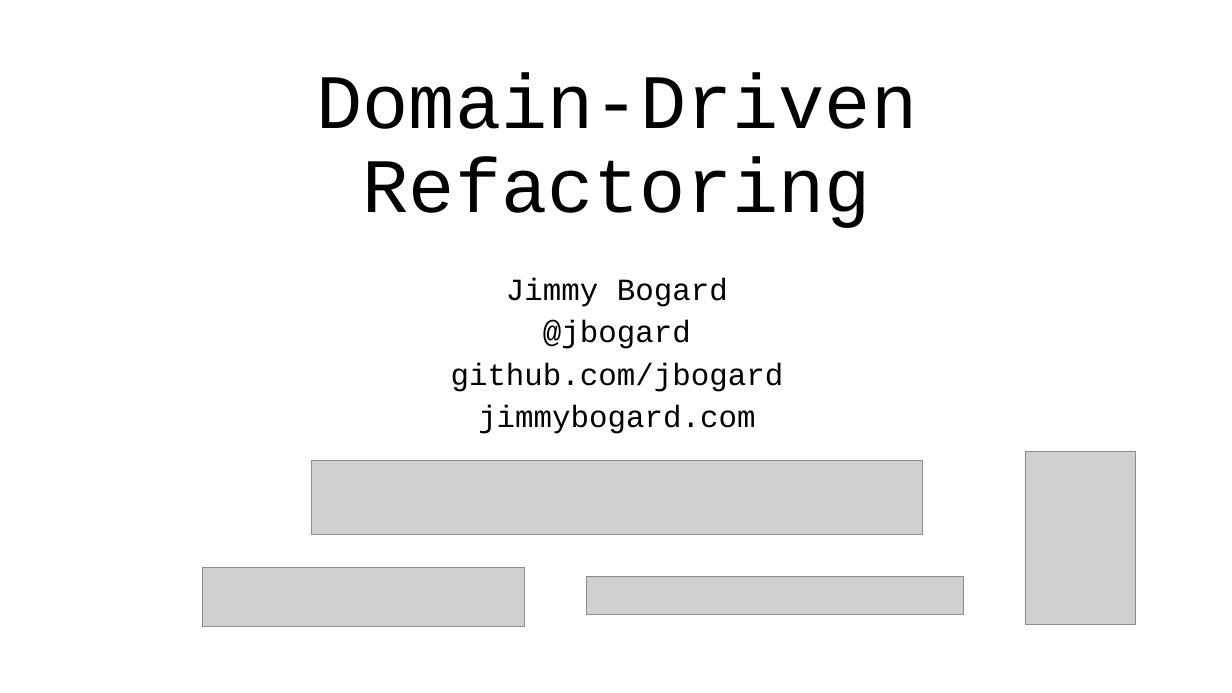
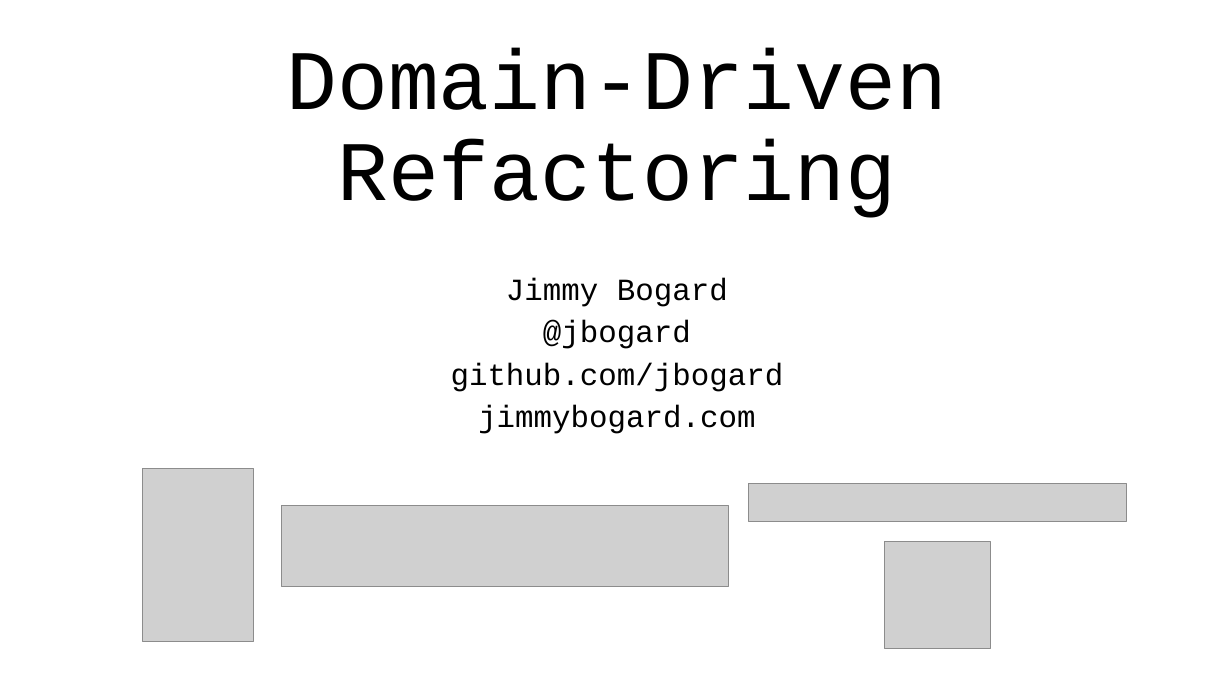
Before and after one commit to jbogard/presentations, a slide deck: slide 1 of DomainDrivenRefactoring/DomainDrivenRefactoring.pptx. Drawn at 1232x693 pixels with LibreOffice and Linux fonts; fonts in the diff are those of the drawing; grey boxes stand for pictures. Boxes give left, top, right and bottom in pixels: in the first picture for what was removed or moved away, otherwise in the second. Text is boxed around its words. In the diff, an @@ line names an element or a change of style, - is before the commit and + after.

```diff
--- a/DomainDrivenRefactoring/DomainDrivenRefactoring.pptx
+++ b/DomainDrivenRefactoring/DomainDrivenRefactoring.pptx
@@ title "Domain-Driven Refactoring": place and size @@
-title "Domain-Driven Refactoring" at bbox=[317, 73, 918, 228]
+title "Domain-Driven Refactoring" at bbox=[287, 48, 948, 218]
@@ title "Domain-Driven Refactoring" at bbox=[287, 48, 948, 218]: size 60 to 66 pt @@
@@ picture: place and size @@
-picture at bbox=[1025, 451, 1136, 625]
+picture at bbox=[142, 469, 253, 642]
@@ picture removed at bbox=[311, 461, 922, 535] @@
@@ picture: place and size @@
-picture at bbox=[203, 567, 525, 626]
+picture at bbox=[282, 506, 729, 587]
@@ picture: place and size @@
-picture at bbox=[586, 577, 963, 616]
+picture at bbox=[749, 483, 1126, 522]
@@ picture added at bbox=[884, 543, 991, 649] @@
```
Also in this commit, not shown: 1 other file.
